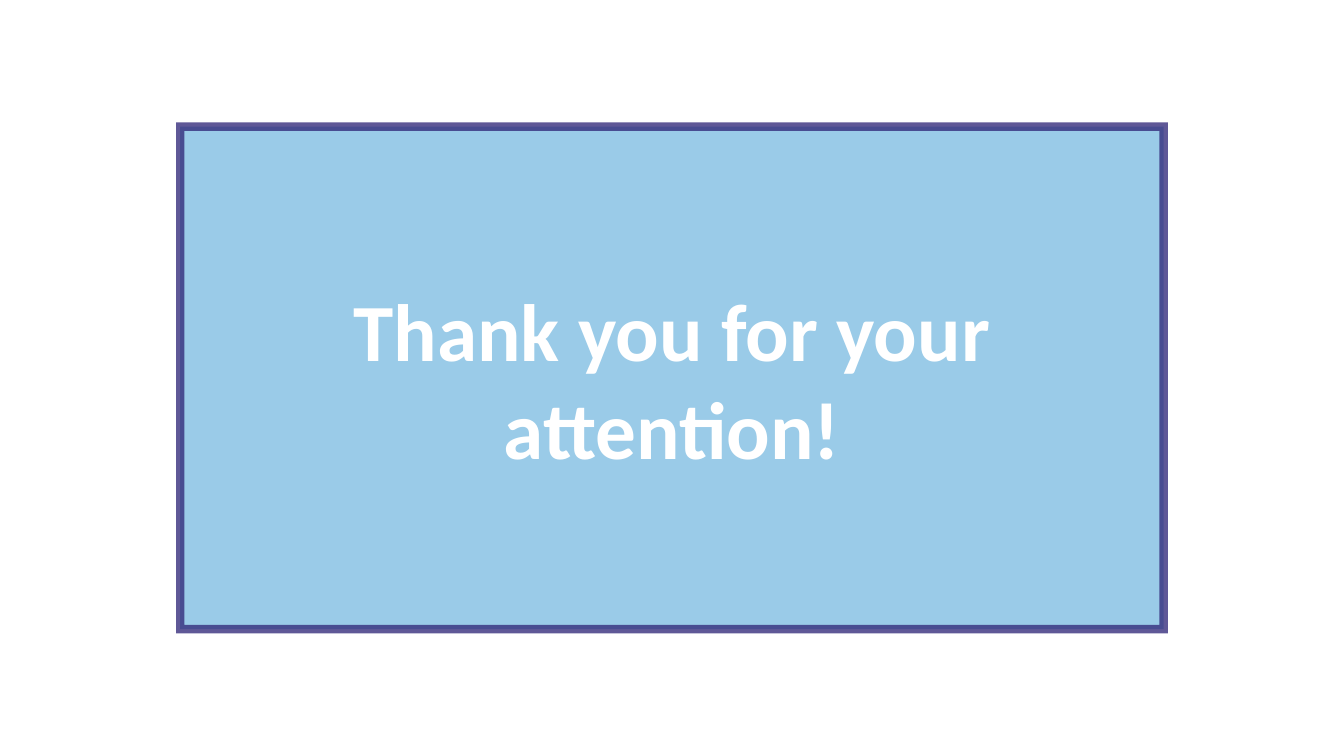
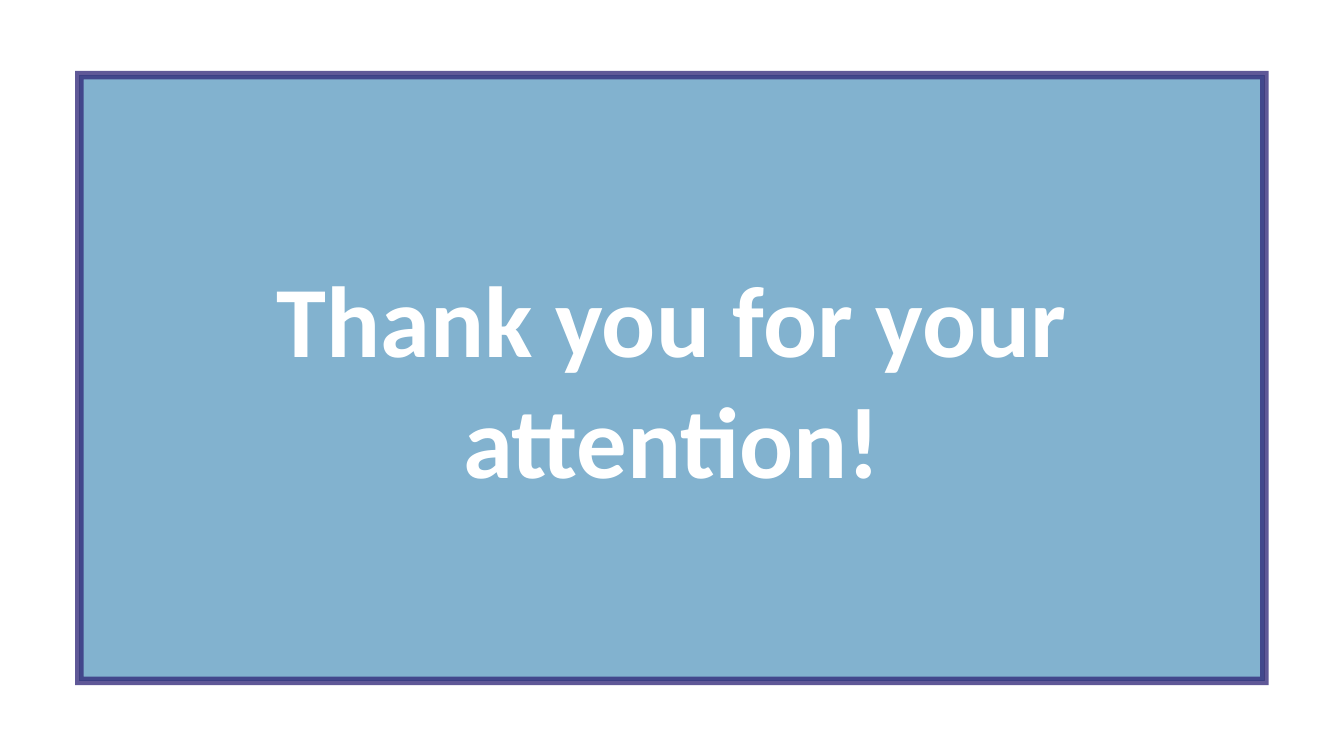
Before and after one commit to kolevas/tutoring_app, a slide deck: slide 9 of docs/presentation.ppt (slide 7 before the commit). Drawn at 1344x756 pixels with LibreOffice and Linux fonts; fonts in the diff are those of the drawing; grey boxes stand for pictures. Boxes give left, top, right and bottom in pixels: in the first picture for what was removed or moved away, otherwise in the second. Text is boxed around its words. In the diff, an @@ line names an element or a change of style, - is before the commit and + after.

Commit message:
Presentation edits

```diff
--- a/docs/presentation.ppt
+++ b/docs/presentation.ppt
@@ rectangle "Thank you for your attention!": place and size @@
-rectangle "Thank you for your attention!" at (180, 127, 1164, 630)
+rectangle "Thank you for your attention!" at (80, 75, 1264, 680)
@@ rectangle "Thank you for your attention!" at (80, 75, 1264, 680): size 58 to 72 pt @@
@@ picture added at (80, 75, 1264, 680) @@
```
Also in this commit, not shown: 3 other slides changed, 2 slides added.
